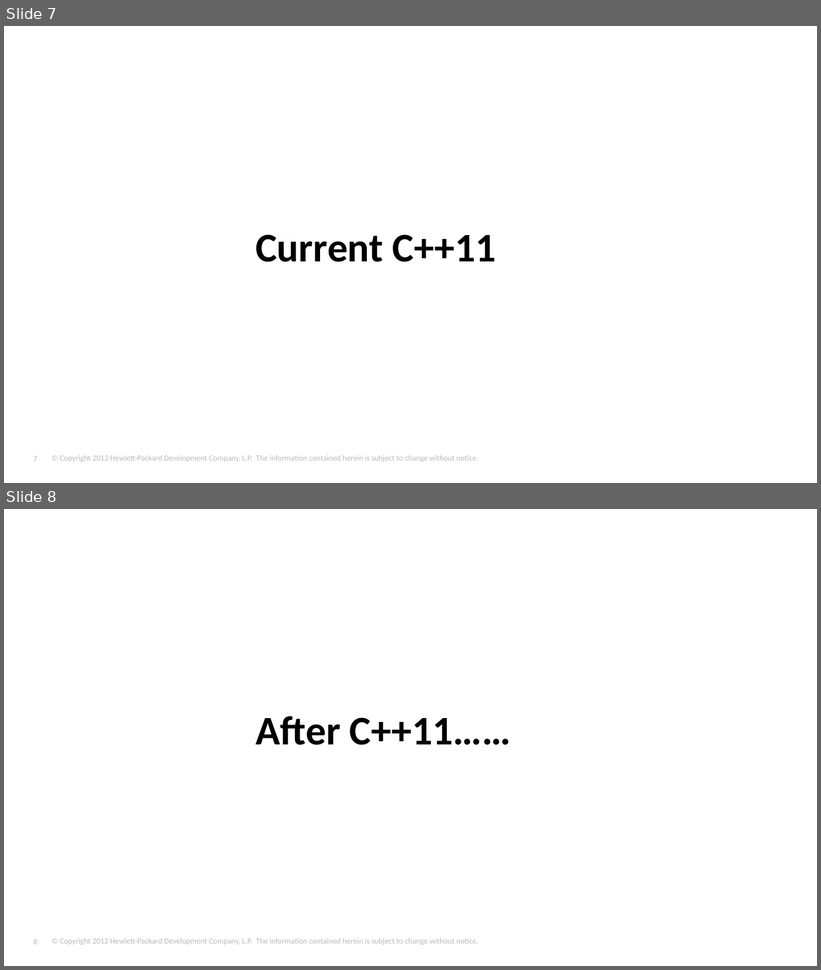
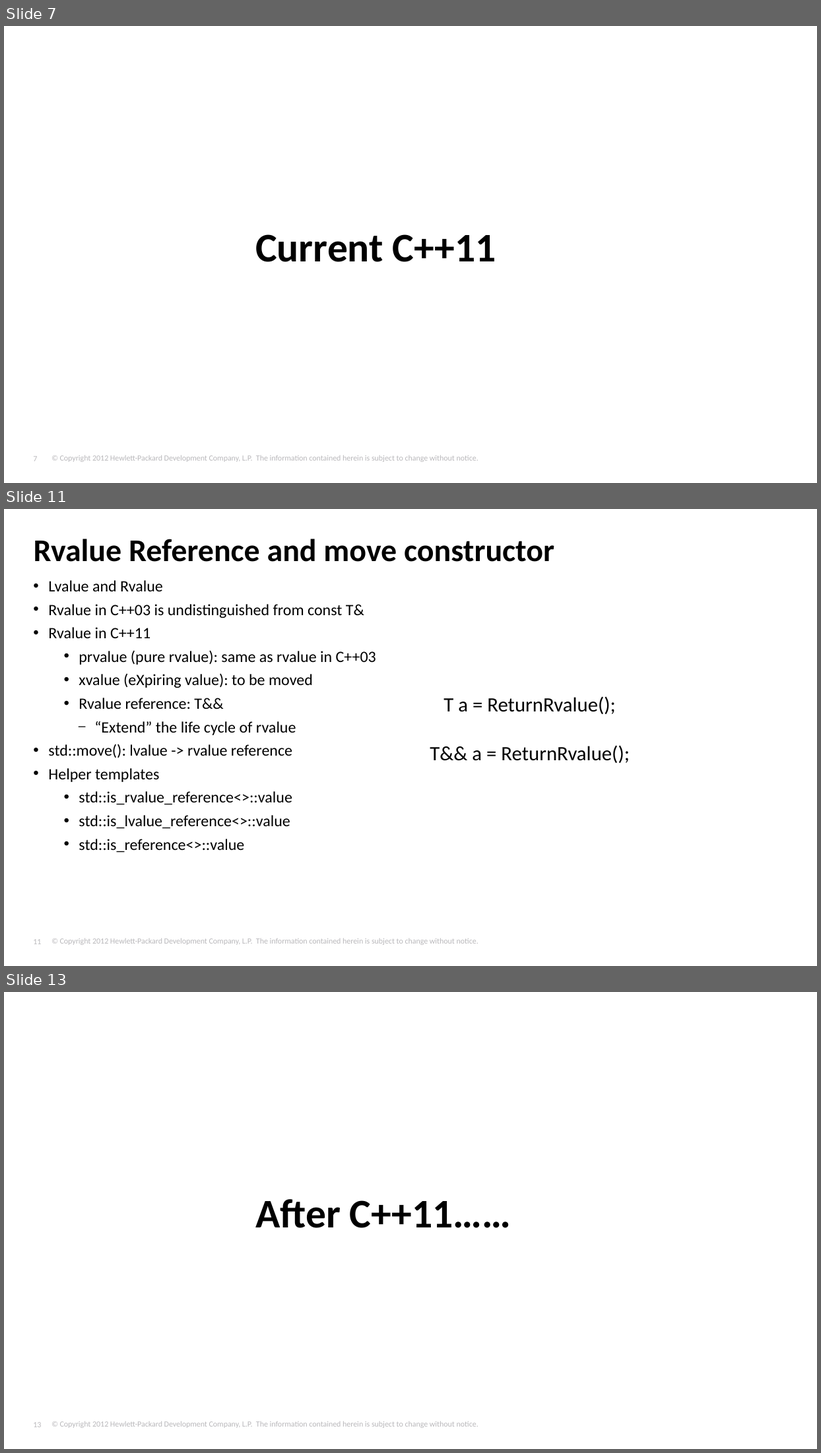
Before and after one commit to tjliupeng/CPP11, a slide deck: C++11.pptx. Shown one above the other, each under a label of ours: slides 7 and 8 before the commit, slides 7, 11 and 13 after it; the slides between them are not shown. The pictures are 821x970 and 821x1453 pixels, drawn with LibreOffice and Linux fonts; fonts in the diff are those of the drawing; background and template pictures are left out. Boxes give left, top, right and bottom in pixels: in the first picture for what was removed or moved away, otherwise in the second. Text is boxed around its words. In the diff, an @@ line names an element or a change of style, - is before the commit and + after.

```diff
--- a/C++11.pptx
+++ b/C++11.pptx
@@ slide 11 added at [4, 509, 817, 966], background #FFFFFF; not listed: 2 template elements that a slide beside it also shows @@
@@ title added at [34, 539, 554, 562], 28 pt, text #000000, bold @@
+Rvalue Reference and move constructor
@@ text added at [48, 580, 376, 853], 14 pt, text #000000 @@
+• Lvalue and Rvalue
+• Rvalue in C++03 is undistinguished from const T&
+• Rvalue in C++11
+    • prvalue (pure rvalue): same as rvalue in C++03
+    • xvalue (eXpiring value): to be moved
+    • Rvalue reference: T&&
+      – “Extend” the life cycle of rvalue
+• std::move(): lvalue -> rvalue reference
+• Helper templates
+    • std::is_rvalue_reference<>::value
+    • std::is_lvalue_reference<>::value
+    • std::is_reference<>::value
@@ text added at [430, 696, 630, 763], 18 pt, text #000000 @@
+T a = ReturnRvalue();
+T&& a = ReturnRvalue();
@@ what was slide 8 is now slide 13 @@
@@ page number at [33, 1422, 41, 1428]: text changed @@
-8
+13
```
Also in this commit, not shown: 1 slide changed, 4 other slides added.
